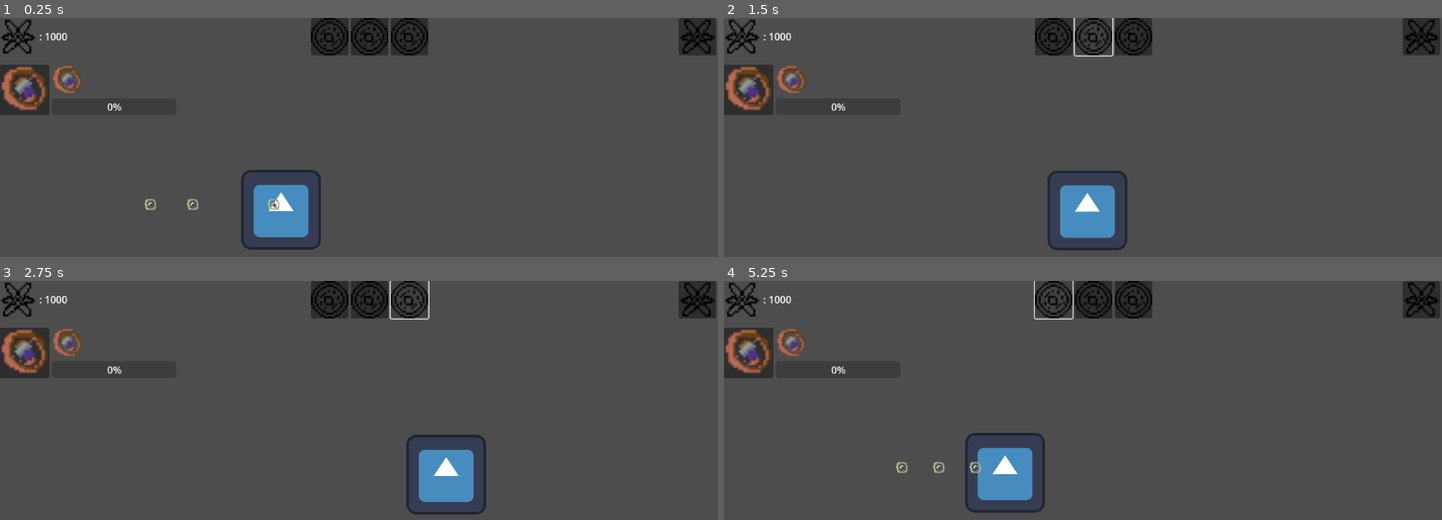
Above: before the commit, frames 1-4 (two rows, left to right).
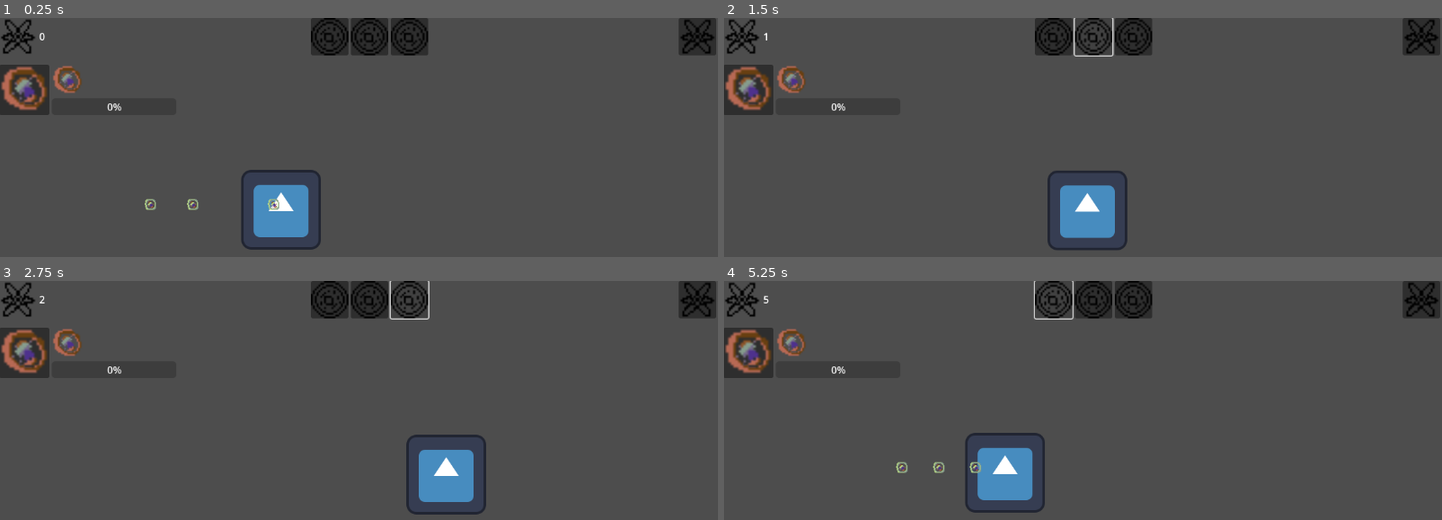
Above: after the commit, the same moments.

Repository: MSILycanthropy/age_of_spore
Game: Godot game, scene res://scenes/base.tscn
Same seed, same stepped clock (60 frames per second), same inputs: the game is played once before the commit and once after it. The engine's default icon, where the game draws it, is replaced by a stand-in: a white triangle on a blue panel in a dark square.
Inputs (mouse positions are in pixels of both pictures, inside the frame that each line leads up to):
- Up to frame 1 (0.25 s): no input
- Up to frame 2 (1.5 s): click (1054, 37) at 0.5 s; click (1090, 37) at 1.25 s
- Up to frame 3 (2.75 s): click (409, 300) at 2 s
- Up to frame 4 (5.25 s): click (1054, 300) at 2.75 s; click (1090, 300) at 3.5 s; click (1133, 300) at 4.25 s; click (1054, 300) at 5 s

The runs differ from the first frame. In frame 1, less than 0.1% of the frame differs, in the area x 5-10%, y 6-10%; in frame 2, less than 0.1%; in frame 3, less than 0.1%; in frame 4, less than 0.1%.

Commit message:
Added Currency Timer

Diff:
--- a/scenes/base.tscn
+++ b/scenes/base.tscn
@@ -62,6 +62,8 @@
 [node name="EnemySpawnLocation" type="Marker2D" parent="."]
 position = Vector2(1024, 320)
 
+[node name="Timer" type="Timer" parent="."]
+autostart = true
+
 [connection signal="change_stage" from="BaseUI" to="." method="_on_base_ui_change_stage"]
-[connection signal="contact" from="CellStage/soldier" to="." method="_on_soldier_contact"]
-[connection signal="contact" from="CellStage/soldier2" to="." method="_on_soldier_contact"]
+[connection signal="timeout" from="Timer" to="." method="_on_timer_timeout"]
--- a/scenes/baseUi.tscn
+++ b/scenes/baseUi.tscn
@@ -1,8 +1,21 @@
-[gd_scene load_steps=4 format=3 uid="uid://b2ox8nbqsb536"]
+[gd_scene load_steps=5 format=3 uid="uid://b2ox8nbqsb536"]
 
 [ext_resource type="Texture2D" uid="uid://m6m0isvmhuou" path="res://sprites/currency.png" id="1_6dkuk"]
 [ext_resource type="Script" path="res://scripts/base_ui.gd" id="1_xw4yv"]
 [ext_resource type="Texture2D" uid="uid://clung6a0d8m54" path="res://sprites/cell-stage-icon.png" id="2_rmm68"]
+
+[sub_resource type="GDScript" id="GDScript_evdd3"]
+script/source = "extends HBoxContainer
+
+
+# Called when the node enters the scene tree for the first time.
+func _ready() -> void:
+	pass # Replace with function body.
+
+
+# Called every frame. 'delta' is the elapsed time since the previous frame.
+func _process(delta: float) -> void:
+	pass"
 
 [node name="Ui" type="Control"]
 layout_mode = 3
@@ -19,6 +32,7 @@
 layout_mode = 0
 offset_right = 110.0
 offset_bottom = 60.0
+script = SubResource("GDScript_evdd3")
 
 [node name="CurrencyIcon" type="TextureRect" parent="Currency"]
 custom_minimum_size = Vector2(60, 60)
@@ -27,7 +41,7 @@
 
 [node name="CurrencyLabel" type="Label" parent="Currency"]
 layout_mode = 2
-text = ": 1000"
+text = "0"
 
 [node name="Stages" type="HBoxContainer" parent="."]
 layout_mode = 0
--- a/scripts/Node.gd
+++ /dev/null
@@ -1,10 +0,0 @@
-extends Unit
-
-
-# Called when the node enters the scene tree for the first time.
-func _ready():	pass # Replace with function body.
-
-
-# Called every frame. 'delta' is the elapsed time since the previous frame.
-func _process(delta):
-	pass
--- a/scripts/base_ui.gd
+++ b/scripts/base_ui.gd
@@ -3,7 +3,10 @@
 @export var CellButton: Button
 @export var HumanButton: Button
 
+var currency = 0
+
 signal change_stage(stageName)
+
 
 func _on_cell_button_pressed() -> void:
 	emit_signal("change_stage", "cell")
--- a/scripts/game_manager.gd
+++ b/scripts/game_manager.gd
@@ -4,6 +4,10 @@
 @export var human_stage: Node2D
 @export var space_stage: Node2D
 @export var soldier_scene: PackedScene
+@export var base_ui: Control
+var currency = 0
+
+var game_timer = Timer.new()
 
 
 # Called when the node enters the scene tree for the first time.
@@ -11,12 +15,20 @@
 	cell_stage.visible = true
 	human_stage.visible = false
 	space_stage.visible = false
+	$Timer.start()
+
+
+func _on_timer_timeout() -> void:
+	currency+=1
+	var currency_label = get_tree().root.get_node("Base/BaseUI/Currency/CurrencyLabel")
+	currency_label.text = str(currency)
 
 func _unhandled_input(event):
 	if event.is_action_pressed("zoom_in"):
 		go_up()
 	elif event.is_action_pressed("zoom_out"):
 		go_down()
+
 
 func go_up():
 	if cell_stage.visible:
Not shown: 2 places in scenes/base.tscn that only renumber resources
